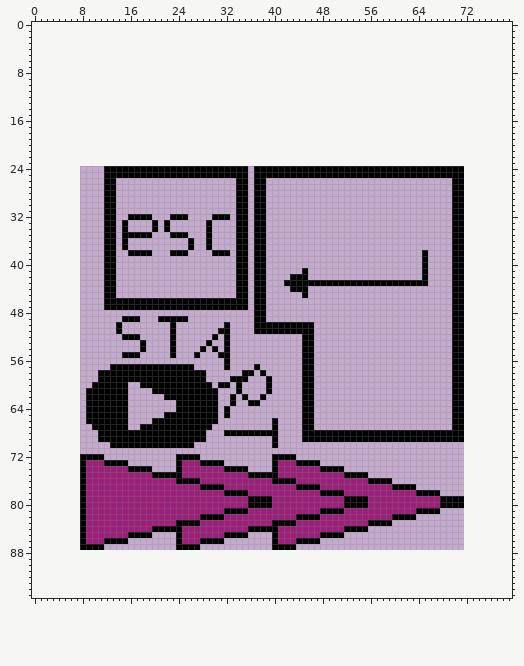
Pixel-art file, stored at Assets/Raw/Sprites/Interface/CutSceneSkip.aseprite. The picture above is the old version.
64x64 pixels, 1 frame. The old version is drawn lined up with the new one, on the new canvas.
New version:
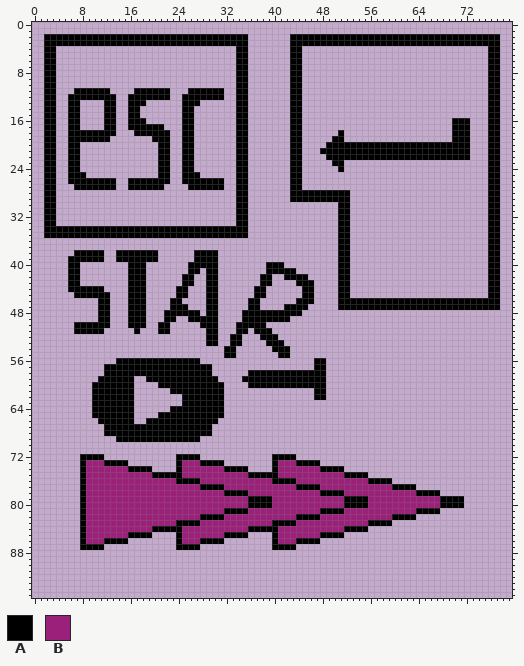
Palette (. is transparent): A #000000  B #9a2079
The exact change:
canvas 64x64 -> 80x96, the old top-left corner now at 8,24
y 2..3: x 2..35 .................................. -> AAAAAAAAAAAAAAAAAAAAAAAAAAAAAAAAAA; x 43..77 ................................... -> AAAAAAAAAAAAAAAAAAAAAAAAAAAAAAAAAAA
y 4..10: x 2..3 .. -> AA; x 34..35 .. -> AA; x 43..44 .. -> AA; x 76..77 .. -> AA
y 11: x 2..3 .. -> AA; x 7..12 ...... -> AAAAAA; x 17..22 ...... -> AAAAAA; x 26..31 ...... -> AAAAAA; x 34..35 .. -> AA; x 43..44 .. -> AA; x 76..77 .. -> AA
y 12: x 2..3 .. -> AA; x 6..13 ........ -> AAAAAAAA; x 16..22 ....... -> AAAAAAA; x 25..31 ....... -> AAAAAAA; x 34..35 .. -> AA; x 43..44 .. -> AA; x 76..77 .. -> AA
y 13: x 2..3 .. -> AA; x 6..7 .. -> AA; x 12..13 .. -> AA; x 16..18 ... -> AAA; x 25..27 ... -> AAA; x 34..35 .. -> AA; x 43..44 .. -> AA; x 76..77 .. -> AA
y 14..15: x 2..3 .. -> AA; x 6..7 .. -> AA; x 12..13 .. -> AA; x 16..17 .. -> AA; x 25..26 .. -> AA; x 34..35 .. -> AA; x 43..44 .. -> AA; x 76..77 .. -> AA
y 16: x 2..3 .. -> AA; x 6..7 .. -> AA; x 12..13 .. -> AA; x 16..18 ... -> AAA; x 25..26 .. -> AA; x 34..35 .. -> AA; x 43..44 .. -> AA; x 70..72 ... -> AAA; x 76..77 .. -> AA
y 17: x 2..3 .. -> AA; x 6..7 .. -> AA; x 12..13 .. -> AA; x 16..21 ...... -> AAAAAA; x 25..26 .. -> AA; x 34..35 .. -> AA; x 43..44 .. -> AA; x 70..72 ... -> AAA; x 76..77 .. -> AA
y 18: x 2..3 .. -> AA; x 6..13 ........ -> AAAAAAAA; x 17..22 ...... -> AAAAAA; x 25..26 .. -> AA; x 34..35 .. -> AA; x 43..44 .. -> AA; x 51 . -> A; x 70..72 ... -> AAA; x 76..77 .. -> AA
y 19: x 2..3 .. -> AA; x 6..12 ....... -> AAAAAAA; x 20..22 ... -> AAA; x 25..26 .. -> AA; x 34..35 .. -> AA; x 43..44 .. -> AA; x 50..51 .. -> AA; x 70..72 ... -> AAA; x 76..77 .. -> AA
y 20: x 2..3 .. -> AA; x 6..7 .. -> AA; x 21..22 .. -> AA; x 25..26 .. -> AA; x 34..35 .. -> AA; x 43..44 .. -> AA; x 49..72 ........................ -> AAAAAAAAAAAAAAAAAAAAAAAA; x 76..77 .. -> AA
y 21: x 2..3 .. -> AA; x 6..7 .. -> AA; x 21..22 .. -> AA; x 25..26 .. -> AA; x 34..35 .. -> AA; x 43..44 .. -> AA; x 48..72 ......................... -> AAAAAAAAAAAAAAAAAAAAAAAAA; x 76..77 .. -> AA
y 22: x 2..3 .. -> AA; x 6..7 .. -> AA; x 21..22 .. -> AA; x 25..26 .. -> AA; x 34..35 .. -> AA; x 43..44 .. -> AA; x 49..72 ........................ -> AAAAAAAAAAAAAAAAAAAAAAAA; x 76..77 .. -> AA
y 23: x 2..3 .. -> AA; x 6..7 .. -> AA; x 21..22 .. -> AA; x 25..26 .. -> AA; x 34..35 .. -> AA; x 43..44 .. -> AA; x 50..51 .. -> AA; x 76..77 .. -> AA
y 24: x 2..3 .. -> AA; x 6..7 .. -> AA; x 12..20 AAAAAAAAA -> .........; x 23..24 AA -> ..; x 27..33 AAAAAAA -> .......; x 37..42 AAAAAA -> ......; x 45..50 AAAAAA -> ......; x 52..71 AAAAAAAAAAAAAAAAAAAA -> ....................; x 76..77 .. -> AA
y 25: x 2..3 .. -> AA; x 6..8 ... -> AAA; x 12..20 AAAAAAAAA -> .........; x 23..24 AA -> ..; x 28..33 AAAAAA -> ......; x 37..42 AAAAAA -> ......; x 45..71 AAAAAAAAAAAAAAAAAAAAAAAAAAA -> ...........................; x 76..77 .. -> AA
y 26: x 2..3 .. -> AA; x 6..11 ...... -> AAAAAA; x 16..22 ....... -> AAAAAAA; x 25..31 ....... -> AAAAAAA; x 37..38 AA -> ..; x 43..44 .. -> AA; x 70..71 AA -> ..; x 76..77 .. -> AA
y 27: x 2..3 .. -> AA; x 7..11 ..... -> AAAAA; x 16..21 ...... -> AAAAAA; x 26..31 ...... -> AAAAAA; x 37..38 AA -> ..; x 43..44 .. -> AA; x 70..71 AA -> ..; x 76..77 .. -> AA
y 28..29: x 2..3 .. -> AA; x 12..13 AA -> ..; x 37..38 AA -> ..; x 43..52 .......... -> AAAAAAAAAA; x 70..71 AA -> ..; x 76..77 .. -> AA
y 30..31: x 2..3 .. -> AA; x 12..13 AA -> ..; x 37..38 AA -> ..; x 51..52 .. -> AA; x 70..71 AA -> ..; x 76..77 .. -> AA
y 32: x 2..3 .. -> AA; x 12..13 AA -> ..; x 16..19 AAAA -> ....; x 23..25 AAA -> ...; x 30..32 AAA -> ...; x 37..38 AA -> ..; x 51..52 .. -> AA; x 70..71 AA -> ..; x 76..77 .. -> AA
y 33: x 2..3 .. -> AA; x 12..13 AA -> ..; x 15 A -> .; x 20 A -> .; x 22 A -> .; x 29 A -> .; x 37..38 AA -> ..; x 51..52 .. -> AA; x 70..71 AA -> ..; x 76..77 .. -> AA
y 34: x 2..11 .......... -> AAAAAAAAAA; x 14 . -> A; x 16..19 .... -> AAAA; x 21 . -> A; x 23..28 ...... -> AAAAAA; x 30..33 .... -> AAAA; x 37..38 AA -> ..; x 51..52 .. -> AA; x 70..71 AA -> ..; x 76..77 .. -> AA
y 35: x 2..11 .......... -> AAAAAAAAAA; x 14 . -> A; x 20..22 ... -> AAA; x 26..28 ... -> AAA; x 30..33 .... -> AAAA; x 37..38 AA -> ..; x 51..52 .. -> AA; x 70..71 AA -> ..; x 76..77 .. -> AA
y 36..37: x 12..13 AA -> ..; x 15 A -> .; x 26 A -> .; x 29 A -> .; x 34..35 AA -> ..; x 37..38 AA -> ..; x 51..52 .. -> AA; x 70..71 AA -> ..; x 76..77 .. -> AA
y 38: x 7..15 .....AA.. -> AAAAA..AA; x 20 . -> A; x 23..25 AAA -> ...; x 27..29 ... -> AAA; x 31..32 AA -> ..; x 34..35 AA -> ..; x 37..38 AA -> ..; x 51..52 .. -> AA; x 65 A -> .; x 70..71 AA -> ..; x 76..77 .. -> AA
y 39: x 6..20 ......AA....... -> AAAAAA..AAAAAAA; x 27..30 .... -> AAAA; x 34..35 AA -> ..; x 37..38 AA -> ..; x 51..52 .. -> AA; x 65 A -> .; x 70..71 AA -> ..; x 76..77 .. -> AA
y 40: x 6..7 .. -> AA; x 12..13 AA -> ..; x 16..18 ... -> AAA; x 26..30 ..... -> AAAAA; x 34..35 AA -> ..; x 37..41 AA... -> ..AAA; x 51..52 .. -> AA; x 65 A -> .; x 70..71 AA -> ..; x 76..77 .. -> AA
y 41: x 6..7 .. -> AA; x 12..13 AA -> ..; x 16..18 ... -> AAA; x 26..27 .. -> AA; x 29..30 .. -> AA; x 34..35 AA -> ..; x 37..43 AA..... -> ..AAAAA; x 45 A -> .; x 51..52 .. -> AA; x 65 A -> .; x 70..71 AA -> ..; x 76..77 .. -> AA
y 42: x 6..7 .. -> AA; x 12..13 AA -> ..; x 16..18 ... -> AAA; x 25..26 .. -> AA; x 29..30 .. -> AA; x 34..35 AA -> ..; x 37 A -> .; x 39 . -> A; x 42 . -> A; x 51..52 .. -> AA; x 65 A -> .; x 70..71 AA -> ..; x 76..77 .. -> AA
y 43: x 6..7 .. -> AA; x 12..13 AA -> ..; x 16..18 ... -> AAA; x 25..26 .. -> AA; x 29..30 .. -> AA; x 34..35 AA -> ..; x 37 A -> .; x 39 . -> A; x 42..43 AA -> ..; x 47..50 AAAA -> ....; x 53..65 AAAAAAAAAAAAA -> .............; x 70..71 AA -> ..; x 76..77 .. -> AA
y 44: x 6..13 ......AA -> AAAAAA..; x 16..18 ... -> AAA; x 24..25 .. -> AA; x 29..30 .. -> AA; x 34..35 AA -> ..; x 43..44 AA -> ..; x 46 . -> A; x 51..52 .. -> AA; x 70..71 AA -> ..; x 76..77 .. -> AA
y 45: x 7..11 ..... -> AAAAA; x 13 A -> .; x 16..18 ... -> AAA; x 24..25 .. -> AA; x 29..30 .. -> AA; x 34..35 AA -> ..; x 46 . -> A; x 51..52 .. -> AA; x 70..71 AA -> ..; x 76..77 .. -> AA
y 46: x 11 . -> A; x 13..15 AAA -> ...; x 19..22 AAAA -> ....; x 25..28 AAAA -> ....; x 31..36 AAAAA. -> .....A; x 38 A -> .; x 44..46 ... -> AAA; x 51..69 ................... -> AAAAAAAAAAAAAAAAAAA; x 72..77 ...... -> AAAAAA
y 47: x 11 . -> A; x 13..15 AAA -> ...; x 19..22 AAAA -> ....; x 26..28 AAA -> ...; x 31..36 AAAAA. -> .....A; x 38 A -> .; x 42..45 .... -> AAAA; x 51..69 ................... -> AAAAAAAAAAAAAAAAAAA; x 72..77 ...... -> AAAAAA
y 48: x 11..12 .. -> AA; x 16..18 ... -> AAA; x 22..27 ...... -> AAAAAA; x 29..30 .. -> AA; x 35..36 .. -> AA; x 39..44 ...... -> AAAAAA; x 70..71 AA -> ..
y 49: x 11..12 .. -> AA; x 15 A -> .; x 18 . -> A; x 21 A -> .; x 24..30 AA..... -> ..AAAAA; x 35..36 .. -> AA; x 39..42 .... -> AAAA; x 70..71 AA -> ..
y 50: x 7..12 ...... -> AAAAAA; x 14 A -> .; x 16..18 ... -> AAA; x 21..23 ..A -> AA.; x 28..30 ... -> AAA; x 32 A -> .; x 34..36 ... -> AAA; x 39..46 AAAAAAAA -> ........; x 70..71 AA -> ..
y 51: x 7..11 ..... -> AAAAA; x 14 A -> .; x 17 . -> A; x 21..23 ..A -> AA.; x 29..32 ..AA -> AA..; x 34..35 .. -> AA; x 40..46 AAAAAAA -> .......; x 70..71 AA -> ..
y 52: x 15..17 AAA -> ...; x 23 A -> .; x 29 . -> A; x 32..34 A.. -> .AA; x 38..40 ... -> AAA; x 45..46 AA -> ..; x 70..71 AA -> ..
y 53: x 18 A -> .; x 23 A -> .; x 30 . -> A; x 32..34 A.. -> .AA; x 39..41 ... -> AAA; x 45..46 AA -> ..; x 70..71 AA -> ..
y 54: x 18 A -> .; x 23 A -> .; x 28 A -> .; x 30 A -> .; x 33 . -> A; x 40..42 ... -> AAA; x 45..46 AA -> ..; x 70..71 AA -> ..
y 55: x 15..17 AAA -> ...; x 23 A -> .; x 27 A -> .; x 31 A -> .; x 33 . -> A; x 41..42 .. -> AA; x 45..46 AA -> ..; x 70..71 AA -> ..
y 56: x 14..27 .............. -> AAAAAAAAAAAAAA; x 32 A -> .; x 45..48 AA.. -> ..AA; x 70..71 AA -> ..
y 57: x 12 . -> A; x 27..29 ... -> AAA; x 32 A -> .; x 37 A -> .; x 45..48 AA.. -> ..AA; x 70..71 AA -> ..
y 58: x 11 A -> .; x 29 . -> A; x 35 A -> .; x 37 . -> A; x 39..44 ...... -> AAAAAA; x 47..48 .. -> AA; x 70..71 AA -> ..
y 59: x 17..18 AA -> ..; x 29..30 .. -> AA; x 33..34 AA -> ..; x 36..38 ... -> AAA; x 40..44 ..... -> AAAAA; x 47..48 .. -> AA; x 70..71 AA -> ..
y 60: x 16 . -> A; x 18..20 AAA -> ...; x 30 . -> A; x 32 A -> .; x 34 A -> .; x 36..38 ... -> AAA; x 40..44 ..... -> AAAAA; x 47..48 .. -> AA; x 70..71 AA -> ..
y 61: x 9 A -> .; x 16 . -> A; x 20..22 AAA -> ...; x 31 . -> A; x 34 A -> .; x 39 A -> .; x 45..48 AA.. -> ..AA; x 70..71 AA -> ..
y 62: x 9 A -> .; x 16 . -> A; x 22..24 AAA -> ...; x 31 . -> A; x 33 A -> .; x 35 A -> .; x 38 A -> .; x 45..48 AA.. -> ..AA; x 70..71 AA -> ..
y 63: x 9 A -> .; x 16 . -> A; x 24 A -> .; x 31 . -> A; x 33 A -> .; x 36..37 AA -> ..; x 45..46 AA -> ..; x 70..71 AA -> ..
y 64: x 9 A -> .; x 16 . -> A; x 23 . -> A; x 31..32 .A -> A.; x 45..46 AA -> ..; x 70..71 AA -> ..
y 65: x 9 A -> .; x 16 . -> A; x 21 . -> A; x 31..32 .A -> A.; x 45..46 AA -> ..; x 70..71 AA -> ..
y 66: x 9..10 AA -> ..; x 16 . -> A; x 19 . -> A; x 40 A -> .; x 45..46 AA -> ..; x 70..71 AA -> ..
y 67: x 10..11 AA -> ..; x 16..17 .. -> AA; x 40 A -> .; x 45..46 AA -> ..; x 70..71 AA -> ..
y 68: x 11 A -> .; x 29 . -> A; x 32..40 AAAAAAAAA -> .........; x 45..71 AAAAAAAAAAAAAAAAAAAAAAAAAAA -> ...........................
y 69: x 11..13 AAA -> ...; x 28 A -> .; x 40 A -> .; x 45..71 AAAAAAAAAAAAAAAAAAAAAAAAAAA -> ...........................
y 70: x 13..26 AAAAAAAAAAAAAA -> ..............; x 40 A -> .
Changed places in both pictures, as pixel boxes (x1, y1, x2, y2):
changed: (44, 34, 500, 448)
